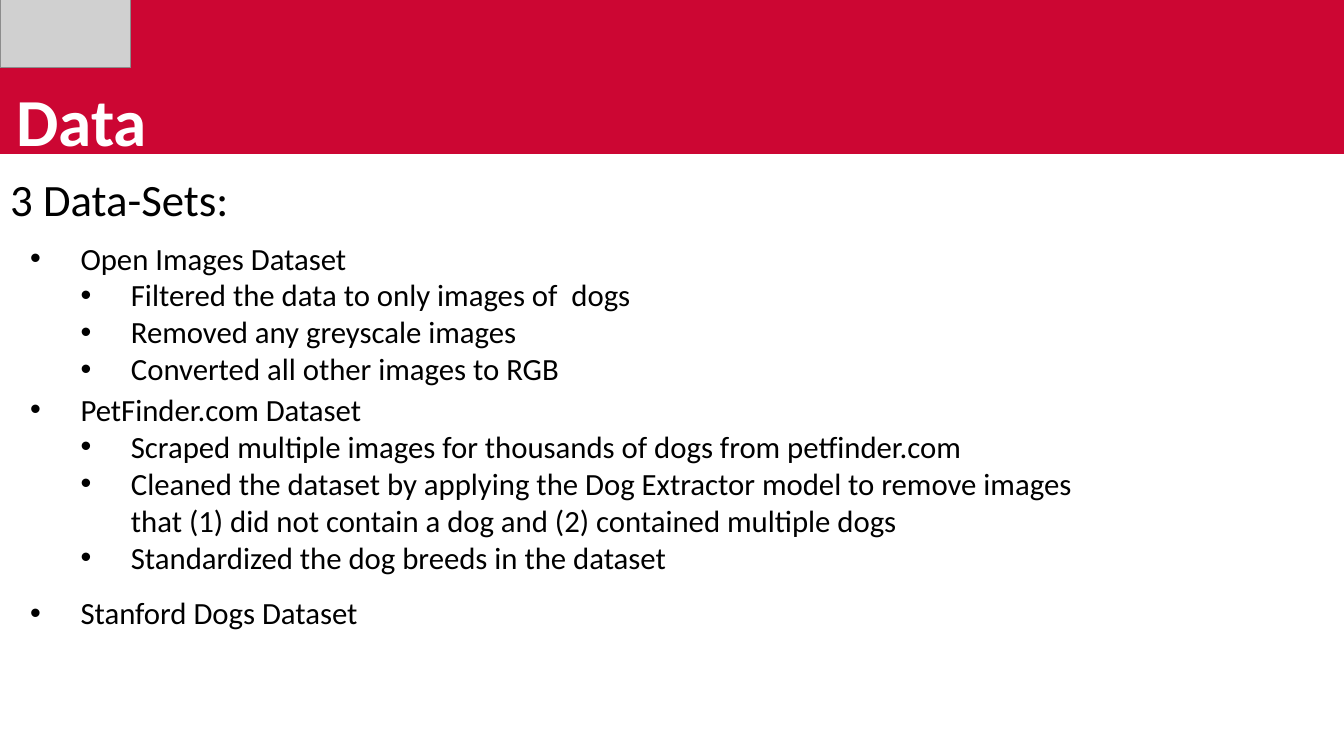
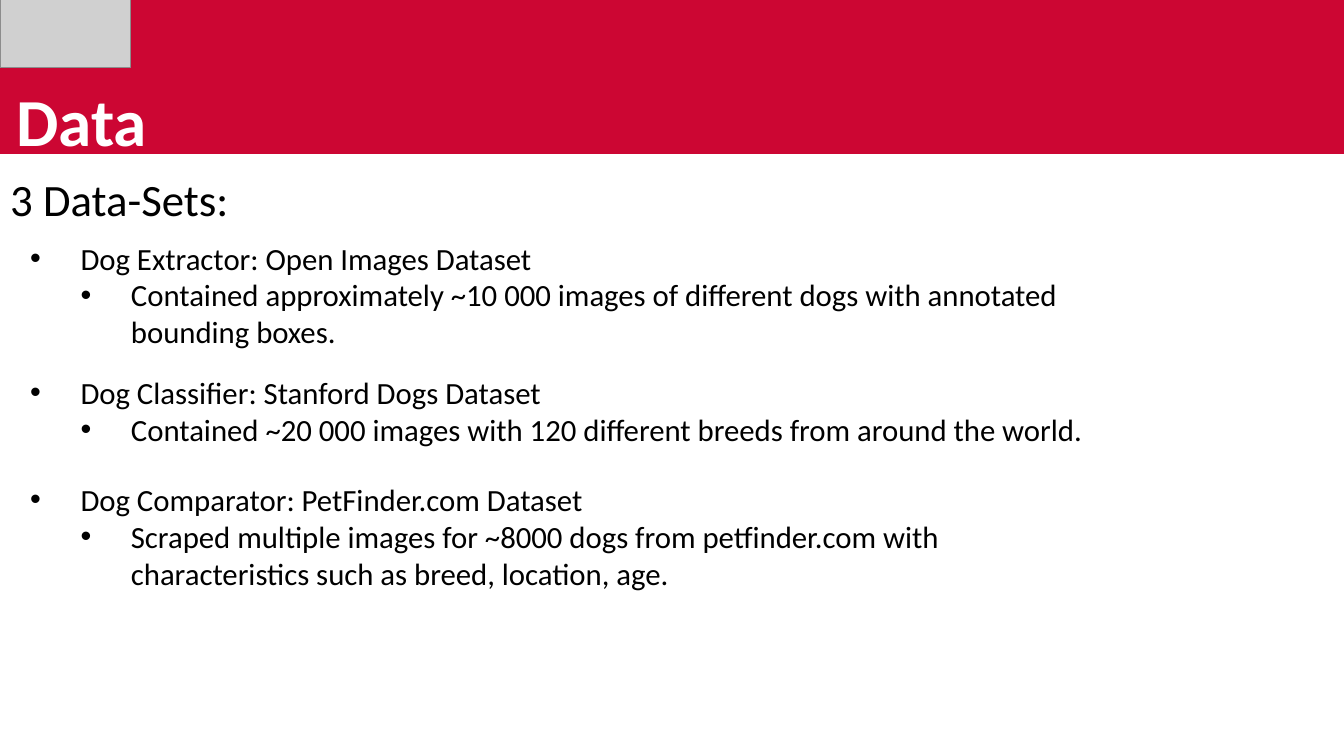
Before and after one commit to avickars/Dog-Application, a slide deck: slide 4 of final_presentation.pptx. Drawn at 1344x756 pixels with LibreOffice and Linux fonts; fonts in the diff are those of the drawing; grey boxes stand for pictures. Boxes give left, top, right and bottom in pixels: in the first picture for what was removed or moved away, otherwise in the second. Text is boxed around its words. In the diff, an @@ line names an element or a change of style, - is before the commit and + after.

Commit message:
updated the presentation ppt

```diff
--- a/final_presentation.pptx
+++ b/final_presentation.pptx
@@ text at (x1=81, y1=250, x2=1057, y2=349): text changed @@
-• Open Images Dataset
-  • Filtered the data to only images of dogs
-  • Removed any greyscale images
-  • Converted all other images to RGB
+• Dog Extractor: Open Images Dataset
+  • Contained approximately ~10 000 images of different dogs with annotated bounding boxes.
@@ text at (x1=81, y1=382, x2=1082, y2=447): text changed @@
-• Stanford Dogs Dataset
+• Dog Classifier: Stanford Dogs Dataset
+  • Contained ~20 000 images with 120 different breeds from around the world.
@@ text at (x1=81, y1=489, x2=938, y2=591): text changed @@
-• PetFinder.com Dataset
-  • Scraped multiple images for thousands of dogs from petfinder.com
-  • Cleaned the dataset by applying the Dog Extractor model to remove images that (1) did not contain a dog and (2) contained multiple dogs
-  • Standardized the dog breeds in the dataset
+• Dog Comparator: PetFinder.com Dataset
+  • Scraped multiple images for ~8000 dogs from petfinder.com with characteristics such as breed, location, age.
```
Also in this commit, not shown: 2 other slides changed, 1 slide added, 3 slides removed, 7 other files.
